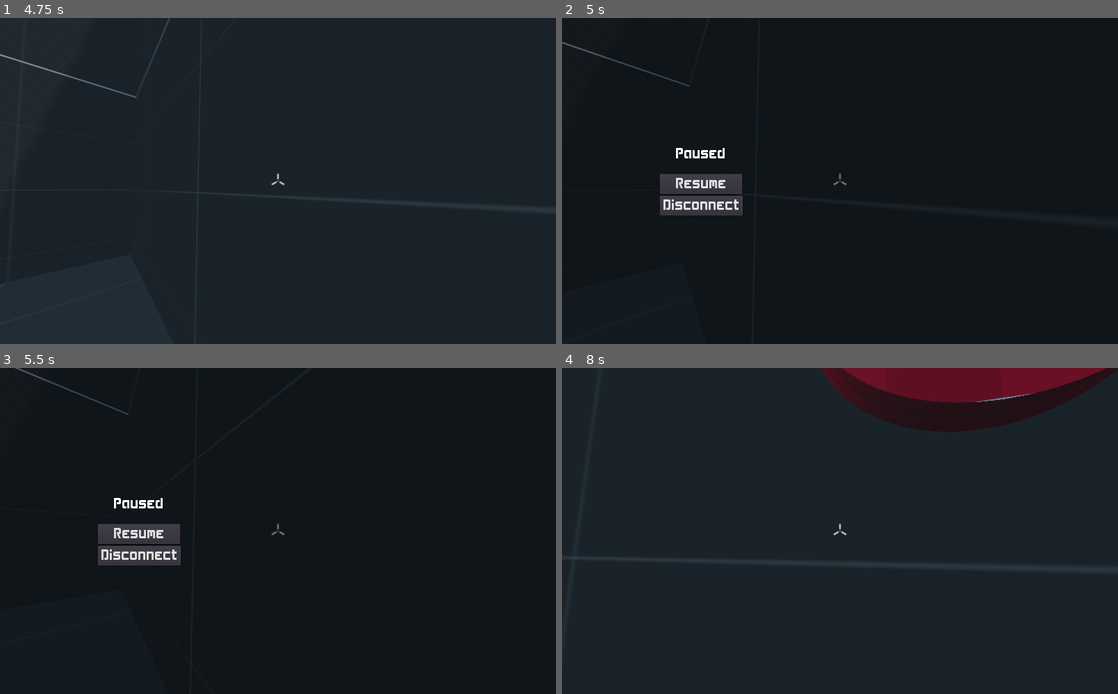
Above: before the commit, frames 1-4 (two rows, left to right).
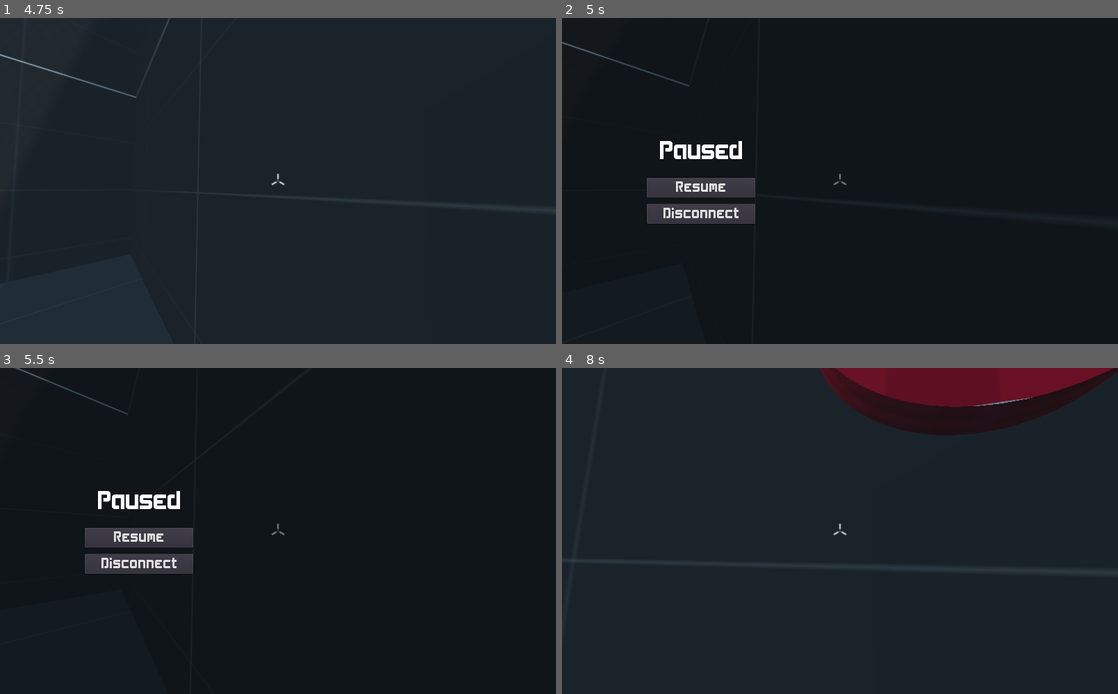
Above: after the commit, the same moments.

Repository: kdreese/godot-3D-shooter-project
Game: Godot game, scene res://src/states/Menu.tscn
The game is run twice, just before and just after one commit, with the same random seed, the same clock (stepped at 60 frames per second) and the same inputs.
Inputs (mouse positions are in pixels of both pictures, inside the frame that each line leads up to):
- Up to frame 1 (4.75 s): click "Play" at 0.5 s; tap Enter at 1.25 s; move the mouse to (305, 181) at 1.27 s; press the mouse at (305, 181) at 1.28 s; hold W (move_forwards) from 1.28 s (still down); tap Space (jump) at 1.52, 2.27, 3.77, 4.52 s; move the mouse to (250, 181) at 2.02 s; release the mouse at (250, 181) at 2.03 s; click (250, 181) at 2.1 s; move the mouse to (289, 174) at 2.77 s; press the mouse at (289, 174) at 2.78 s; move the mouse to (272, 187) at 3.52 s; release the mouse at (272, 187) at 3.53 s; click (272, 187) at 3.6 s; move the mouse to (316, 184) at 4.27 s; press the mouse at (316, 184) at 4.28 s
- Up to frame 2 (5 s): keep holding W (move_forwards); tap Escape (ui_cancel) at 4.9 s
- Up to frame 3 (5.5 s): move the mouse to (111, 482) at 5.02 s; release W (move_forwards) at 5.03 s; release the mouse at (111, 482) at 5.03 s; hold A (move_left) from 5.03 s (still down); click (111, 482) at 5.1 s; tap Space (jump) at 5.27 s
- Up to frame 4 (8 s): release A (move_left) at 5.75 s; click "Resume" at 5.75 s; tap Space (jump) at 6.5, 7.52 s; move the mouse to (845, 531) at 6.52 s; press the mouse at (845, 531) at 6.53 s; hold W (move_forwards) 6.53-7.28 s; move the mouse to (817, 524) at 7.27 s; release the mouse at (817, 524) at 7.28 s; hold D (move_right) from 7.28 s (still down); click (817, 524) at 7.35 s

Frame 1 is identical in both runs. In frame 2, 2.4% of the frame differs, in the area x 15-35%, y 37-64%; in frame 3, 2.4%; in frame 4, 0.7%.

Commit message:
Pause menu styling

Diff:
--- /dev/null
+++ b/resources/fonts/BiggerFont.tres
@@ -0,0 +1,7 @@
+[gd_resource type="DynamicFont" load_steps=2 format=2]
+
+[ext_resource path="res://assets/Boxfont Round.ttf" type="DynamicFontData" id=1]
+
+[resource]
+size = 42
+font_data = ExtResource( 1 )
--- a/src/states/PauseMenu.tscn
+++ b/src/states/PauseMenu.tscn
@@ -1,6 +1,7 @@
-[gd_scene load_steps=2 format=2]
+[gd_scene load_steps=3 format=2]
 
 [ext_resource path="res://src/states/PauseMenu.gd" type="Script" id=1]
+[ext_resource path="res://resources/fonts/BiggerFont.tres" type="DynamicFont" id=2]
 
 [node name="PauseMenu" type="ColorRect"]
 anchor_right = 1.0
@@ -13,35 +14,38 @@
 anchor_bottom = 1.0
 
 [node name="V" type="VBoxContainer" parent="C"]
-margin_left = 178.0
-margin_top = 234.0
-margin_right = 333.0
-margin_bottom = 366.0
+margin_left = 156.0
+margin_top = 218.0
+margin_right = 356.0
+margin_bottom = 381.0
 custom_constants/separation = 20
 
 [node name="PausedLabel" type="Label" parent="C/V"]
-margin_left = 30.0
-margin_right = 125.0
-margin_bottom = 32.0
+margin_left = 19.0
+margin_right = 181.0
+margin_bottom = 55.0
 size_flags_horizontal = 4
+custom_fonts/font = ExtResource( 2 )
 text = "Paused"
 align = 1
 
 [node name="Buttons" type="VBoxContainer" parent="C/V"]
-margin_top = 52.0
-margin_right = 155.0
-margin_bottom = 132.0
+margin_top = 75.0
+margin_right = 200.0
+margin_bottom = 163.0
+rect_min_size = Vector2( 200, 0 )
 size_flags_horizontal = 4
+custom_constants/separation = 12
 
 [node name="ResumeButton" type="Button" parent="C/V/Buttons"]
-margin_right = 155.0
+margin_right = 200.0
 margin_bottom = 38.0
 text = "Resume"
 
 [node name="DisconnectButton" type="Button" parent="C/V/Buttons"]
-margin_top = 42.0
-margin_right = 155.0
-margin_bottom = 80.0
+margin_top = 50.0
+margin_right = 200.0
+margin_bottom = 88.0
 text = "Disconnect"
 
 [connection signal="pressed" from="C/V/Buttons/ResumeButton" to="." method="close_menu"]
